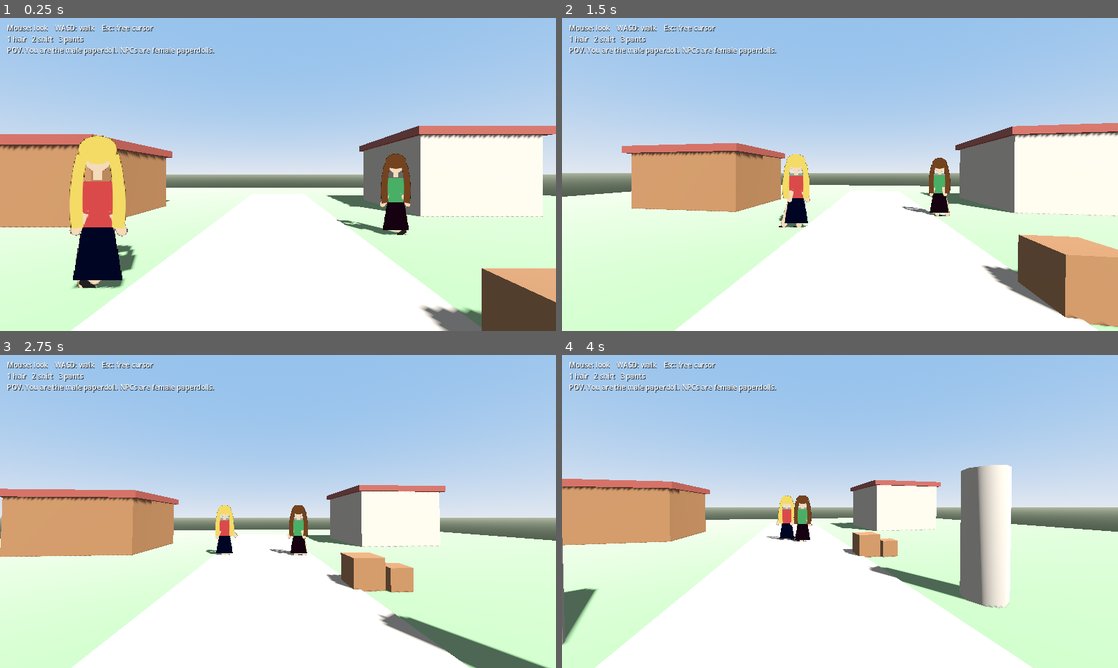
Above: before the commit, frames 1-4 (two rows, left to right).
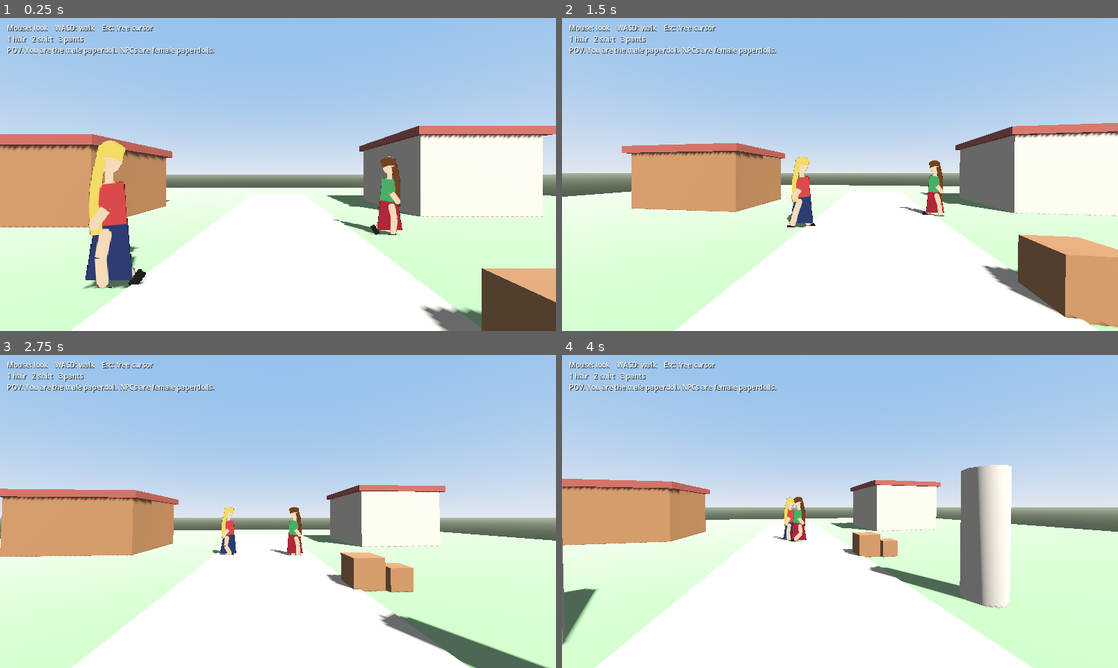
Above: after the commit, the same moments.

Repository: Fred4R/paperdoll-25d
Game: Godot game, scene res://scenes/main.tscn
The game is run twice, just before and just after one commit, with the same random seed, the same clock (stepped at 60 frames per second) and the same inputs.
Inputs (mouse positions are in pixels of both pictures, inside the frame that each line leads up to):
- Up to frame 1 (0.25 s): no input
- Up to frame 2 (1.5 s): move the mouse to (867, 174) at 0.52 s; hold W (move_forward) from 0.53 s (still down); tap 1 (cycle_hair) at 0.6 s; move the mouse to (812, 174) at 1.27 s; tap 3 (cycle_pants) at 1.35 s
- Up to frame 3 (2.75 s): keep holding W (move_forward); move the mouse to (289, 505) at 2.02 s; tap 2 (cycle_shirt) at 2.1 s
- Up to frame 4 (4 s): keep holding W (move_forward); move the mouse to (834, 517) at 2.77 s; tap 1 (cycle_hair) at 2.85 s; move the mouse to (878, 514) at 3.52 s; tap 3 (cycle_pants) at 3.6 s

The runs differ from the first frame. In frame 1, 5.4% of the frame differs, in the area x 12-74%, y 37-87%; in frame 2, 1.6%; in frame 3, 0.9%; in frame 4, 0.7%.

Commit message:
Switch walking dolls to a side-view step

Diff:
--- a/scripts/character_3d.gd
+++ b/scripts/character_3d.gd
@@ -87,18 +87,26 @@
 	velocity.z = input_dir.z * move_speed
 	move_and_slide()
 
-	if not is_player and input_dir.length_squared() > 0.002:
+	# Side art faces texture +x. Flip the billboard when travel is to the camera's left.
+	var face_right := true
+	if input_dir.length_squared() > 0.002:
 		var cam := get_viewport().get_camera_3d()
 		if cam:
-			var to_cam := cam.global_position - global_position
-			to_cam.y = 0.0
-			var side := input_dir.cross(Vector3.UP).dot(to_cam)
-			sprite.flip_h = side < 0.0
+			var cam_right := cam.global_transform.basis.x
+			cam_right.y = 0.0
+			var along := input_dir.dot(cam_right)
+			if absf(along) > 0.2:
+				face_right = along > 0.0
+			elif sprite.flip_h:
+				face_right = false
+		sprite.flip_h = not face_right
+	else:
+		sprite.flip_h = false
 
 	_bob(delta, input_dir.length() > 0.05)
 	if paperdoll and paperdoll.has_method("drive"):
 		var planar := Vector2(velocity.x, velocity.z).length()
-		paperdoll.drive(planar, delta)
+		paperdoll.drive(planar, delta, face_right)
 
 var _bob_t := 0.0
 func _bob(delta: float, moving: bool) -> void:
--- a/scripts/paperdoll.gd
+++ b/scripts/paperdoll.gd
@@ -3,6 +3,8 @@
 ## Arms swing opposite the same-side leg (Collins, Adamczyk & Kuo 2009).
 ## Knee: small bend after heel contact, near extension in midstance, about 60° in swing.
 ## Elbows stay bent, about 30–42°, instead of locking straight.
+## Standing uses the front pose. Walking uses a right-facing side pose so the
+## knee bend is a step. Sprite3D.flip_h turns that side toward the travel direction.
 
 const STRIDE_M := 1.7
 const STANCE := 0.6
@@ -16,6 +18,13 @@
 const KNEE_SWING := 1.05
 const ELBOW_REST := 0.52
 
+const HIP_FRONT_L := Vector2(53, 112)
+const HIP_FRONT_R := Vector2(75, 112)
+const HIP_SIDE := Vector2(74, 110)
+const SHOULDER_FRONT_L := Vector2(42, 64)
+const SHOULDER_FRONT_R := Vector2(86, 64)
+const SHOULDER_SIDE := Vector2(76, 60)
+
 const HAIR_MALE := [
 	"res://assets/paperdoll/hair_short.svg",
 	"res://assets/paperdoll/hair_brown.svg",
@@ -26,6 +35,16 @@
 	"res://assets/paperdoll/hair_long_brown.svg",
 	"res://assets/paperdoll/hair_long_black.svg",
 ]
+const HAIR_TINT_MALE := [
+	Color("3a2a1c"),
+	Color("5a371e"),
+	Color("19161c"),
+]
+const HAIR_TINT_FEMALE := [
+	Color("e6be50"),
+	Color("5a371e"),
+	Color("19161c"),
+]
 const SHIRT_COLORS := [
 	Color("4682c8"),
 	Color("be3c3c"),
@@ -41,10 +60,20 @@
 ]
 const BODY_MALE := "res://assets/paperdoll/body_male.svg"
 const BODY_FEMALE := "res://assets/paperdoll/body_female.svg"
+const BODY_SIDE_MALE := "res://assets/paperdoll/body_side_male.svg"
+const BODY_SIDE_FEMALE := "res://assets/paperdoll/body_side_female.svg"
 const ARM_MALE := "res://assets/paperdoll/arm_male.svg"
 const ARM_FEMALE := "res://assets/paperdoll/arm_female.svg"
 const LEG_MALE := "res://assets/paperdoll/leg_male.svg"
 const LEG_FEMALE := "res://assets/paperdoll/leg_female.svg"
+const EYES_FRONT := "res://assets/paperdoll/eyes.svg"
+const EYES_SIDE := "res://assets/paperdoll/eyes_side.svg"
+const SHIRT_FRONT := "res://assets/paperdoll/shirt_torso.svg"
+const SHIRT_SIDE := "res://assets/paperdoll/shirt_side.svg"
+const SKIRT_FRONT := "res://assets/paperdoll/skirt_navy.svg"
+const SKIRT_SIDE := "res://assets/paperdoll/skirt_side.svg"
+const HAIR_SIDE_SHORT := "res://assets/paperdoll/hair_side_short.svg"
+const HAIR_SIDE_LONG := "res://assets/paperdoll/hair_side_long.svg"
 
 @onready var body: Sprite2D = $Body
 @onready var shirt: Sprite2D = $Shirt
@@ -65,6 +94,8 @@
 var shirt_i := 0
 var pants_i := 0
 var _phase := 0.0
+var _pose := 0.0
+var _profile := false
 
 func _ready() -> void:
 	_apply()
@@ -88,13 +119,15 @@
 	pants_i = (pants_i + 1) % _lowers().size()
 	_apply()
 
-func drive(speed_mps: float, delta: float) -> void:
+func drive(speed_mps: float, delta: float, _face_right: bool = true) -> void:
+	var moving := speed_mps > 0.2
+	_blend_pose(moving, delta)
 	var freq := 0.0
-	if speed_mps > 0.2:
+	if moving:
 		freq = speed_mps / STRIDE_M
 	_phase = fposmod(_phase + freq * delta, 1.0)
 	var blend := minf(1.0, 8.0 * delta)
-	if freq <= 0.0:
+	if not moving:
 		_swing(leg_l, lerpf(leg_l.rotation, 0.0, blend))
 		_swing(leg_r, lerpf(leg_r.rotation, 0.0, blend))
 		_swing(arm_l, lerpf(arm_l.rotation, 0.0, blend))
@@ -103,6 +136,8 @@
 		_swing(knee_r, lerpf(knee_r.rotation, KNEE_HEEL, blend))
 		_swing(elbow_l, lerpf(elbow_l.rotation, ELBOW_REST, blend))
 		_swing(elbow_r, lerpf(elbow_r.rotation, -ELBOW_REST, blend))
+		_depth(leg_l, leg_r, 0, 0)
+		_depth(arm_l, arm_r, 0, 0)
 		return
 	var left_phase := _phase
 	var right_phase := fposmod(_phase + 0.5, 1.0)
@@ -110,12 +145,53 @@
 	var right := _leg_angle(right_phase)
 	_swing(leg_l, left)
 	_swing(leg_r, right)
-	_swing(arm_l, -left * (ARM_SWING / LEG_FWD))
-	_swing(arm_r, -right * (ARM_SWING / LEG_FWD))
-	_swing(knee_l, -_knee_flex(left_phase))
-	_swing(knee_r, _knee_flex(right_phase))
-	_swing(elbow_l, _elbow_flex(right_phase))
-	_swing(elbow_r, -_elbow_flex(left_phase))
+	var arm_left := -left * (ARM_SWING / LEG_FWD)
+	var arm_right := -right * (ARM_SWING / LEG_FWD)
+	_swing(arm_l, arm_left)
+	_swing(arm_r, arm_right)
+	var flex_l := _knee_flex(left_phase)
+	var flex_r := _knee_flex(right_phase)
+	_swing(knee_l, -flex_l)
+	_swing(knee_r, lerpf(flex_r, -flex_r, _pose))
+	var elbow_left := _elbow_flex(right_phase)
+	var elbow_right := _elbow_flex(left_phase)
+	_swing(elbow_l, elbow_left)
+	_swing(elbow_r, lerpf(-elbow_right, elbow_right, _pose))
+	if left >= right:
+		_depth(leg_l, leg_r, 2, -1)
+	else:
+		_depth(leg_r, leg_l, 2, -1)
+	if arm_left >= arm_right:
+		_depth(arm_l, arm_r, 3, -1)
+	else:
+		_depth(arm_r, arm_l, 3, -1)
+
+func _blend_pose(moving: bool, delta: float) -> void:
+	_pose = move_toward(_pose, 1.0 if moving else 0.0, delta * 6.0)
+	var now := _pose > 0.5
+	if now != _profile:
+		_profile = now
+		_apply()
+	if leg_l:
+		leg_l.position = HIP_FRONT_L.lerp(HIP_SIDE, _pose)
+	if leg_r:
+		leg_r.position = HIP_FRONT_R.lerp(HIP_SIDE, _pose)
+	if arm_l:
+		arm_l.position = SHOULDER_FRONT_L.lerp(SHOULDER_SIDE, _pose)
+	if arm_r:
+		arm_r.position = SHOULDER_FRONT_R.lerp(SHOULDER_SIDE, _pose)
+
+func _depth(front: Node2D, back: Node2D, front_z: int, back_z: int) -> void:
+	if _pose < 0.5:
+		if front:
+			front.z_index = 0
+		if back:
+			back.z_index = 0
+		return
+	if front:
+		front.z_index = front_z
+	if back:
+		back.z_index = back_z
 
 func _leg_angle(phase: float) -> float:
 	if phase < STANCE:
@@ -146,6 +222,9 @@
 func _hairs() -> Array:
 	return HAIR_FEMALE if female else HAIR_MALE
 
+func _hair_tints() -> Array:
+	return HAIR_TINT_FEMALE if female else HAIR_TINT_MALE
+
 func _lowers() -> Array:
 	return LOWER_FEMALE if female else LOWER_MALE
 
@@ -154,12 +233,21 @@
 	var leg_tex: Texture2D = load(LEG_FEMALE if female else LEG_MALE)
 	var pant_tex: Texture2D = load("res://assets/paperdoll/pant_leg.svg")
 	if body:
-		body.texture = load(BODY_FEMALE if female else BODY_MALE)
+		body.texture = load(BODY_SIDE_FEMALE if _profile and female else BODY_SIDE_MALE if _profile else BODY_FEMALE if female else BODY_MALE)
 	if hair:
-		hair.texture = load(_hairs()[hair_i])
+		if _profile:
+			hair.texture = load(HAIR_SIDE_LONG if female else HAIR_SIDE_SHORT)
+			hair.modulate = _hair_tints()[hair_i]
+		else:
+			hair.texture = load(_hairs()[hair_i])
+			hair.modulate = Color.WHITE
+	if eyes:
+		eyes.texture = load(EYES_SIDE if _profile else EYES_FRONT)
 	if shirt:
+		shirt.texture = load(SHIRT_SIDE if _profile else SHIRT_FRONT)
 		shirt.modulate = SHIRT_COLORS[shirt_i]
 	if skirt:
+		skirt.texture = load(SKIRT_SIDE if _profile else SKIRT_FRONT)
 		skirt.visible = female
 		skirt.modulate = _lowers()[pants_i]
 	for pivot in [leg_l, leg_r]:
